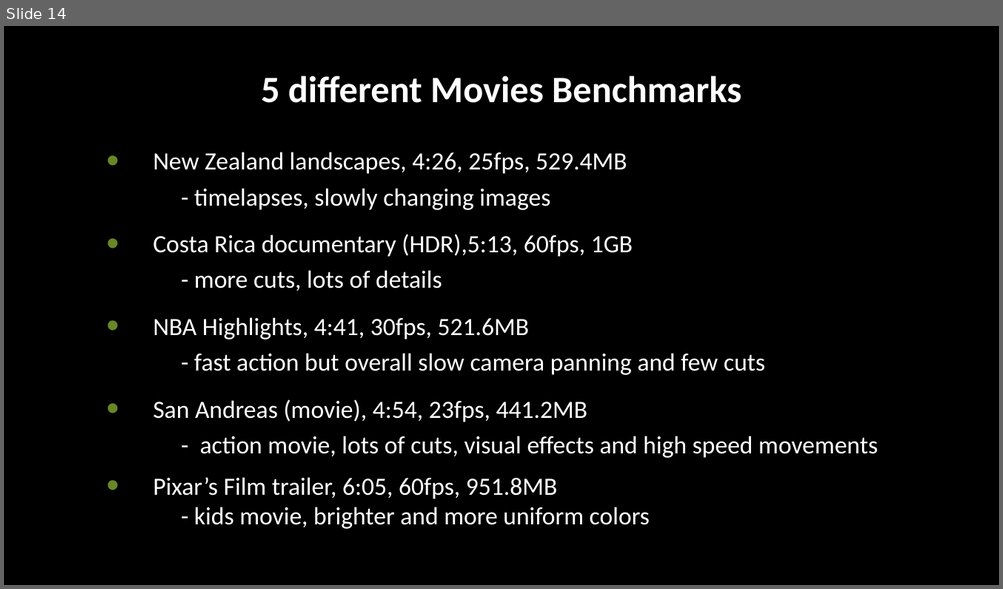
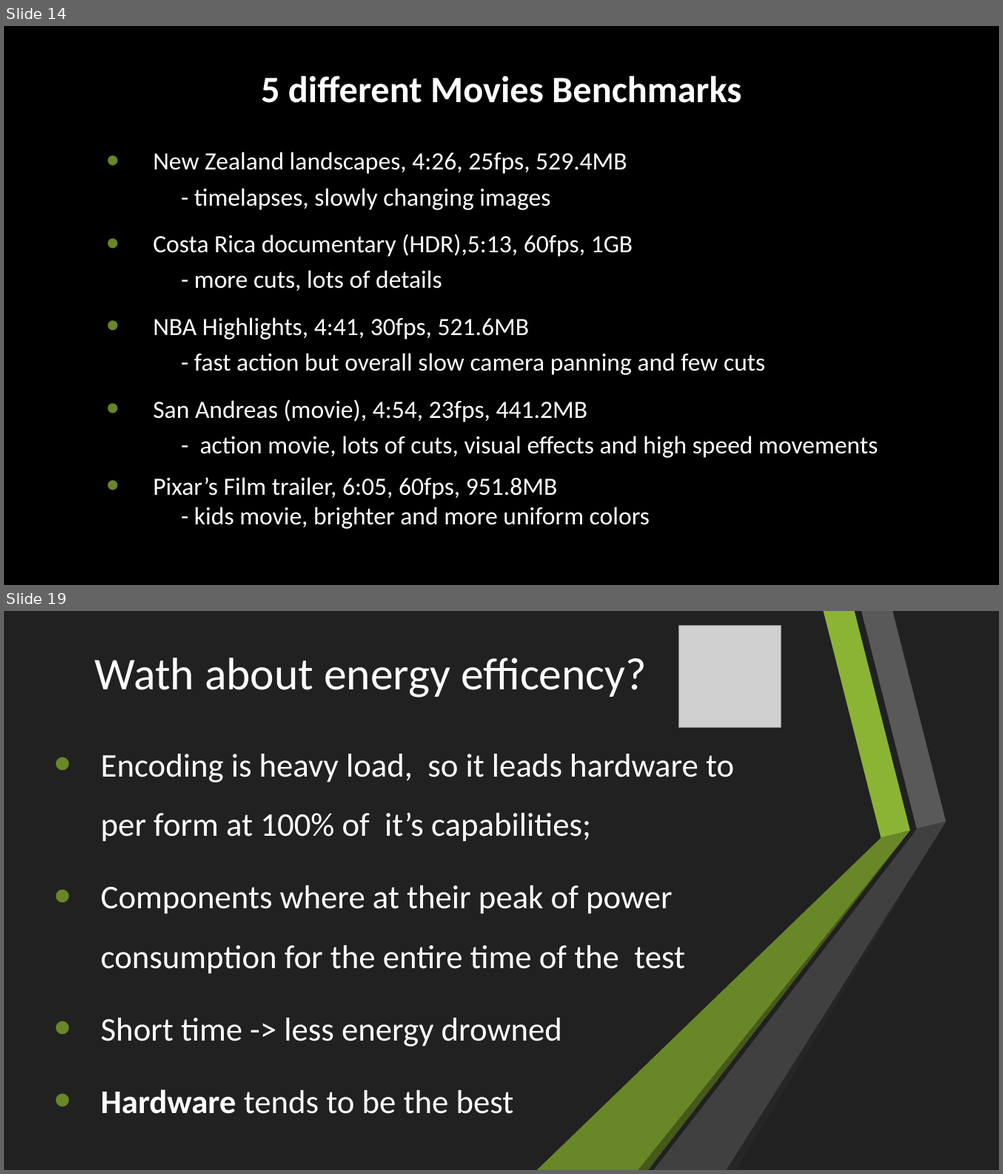
Before and after one commit to Rijndael99/encoding_bench, a slide deck: presentation.pptx. Shown one above the other, each under a label of ours: slide 14 before the commit, slides 14 and 19 after it; the slides between them are not shown. The pictures are 1003x589 and 1003x1174 pixels, drawn with LibreOffice and Linux fonts; fonts in the diff are those of the drawing; grey boxes stand for pictures; background and template pictures are left out. Boxes give left, top, right and bottom in pixels: in the first picture for what was removed or moved away, otherwise in the second. Text is boxed around its words. In the diff, an @@ line names an element or a change of style, - is before the commit and + after.

```diff
--- a/presentation.pptx
+++ b/presentation.pptx
@@ slide 19 added at (4, 611, 999, 1170), background #212121; not listed: 6 template elements that a slide beside it also shows @@
@@ rectangle added at (4, 611, 999, 1170), fill #212121 @@
@@ picture added at (678, 625, 781, 727) @@
@@ text added at (95, 658, 646, 698), 44 pt, text #FFFFFF @@
+Wath about energy efficency?
@@ text added at (101, 754, 734, 1114), 32 pt, text #FFFFFF @@
+  • Encoding is heavy load, so it leads hardware to per form at 100% of it’s capabilities;
+  • Components where at their peak of power consumption for the entire time of the test
+  • Short time -> less energy drowned
+  • Hardware tends to be the best
@@ group added at (537, 611, 946, 1170): 6 freeform shapes @@
```
Also in this commit, not shown: 5 slides changed, 1 other slide added.
